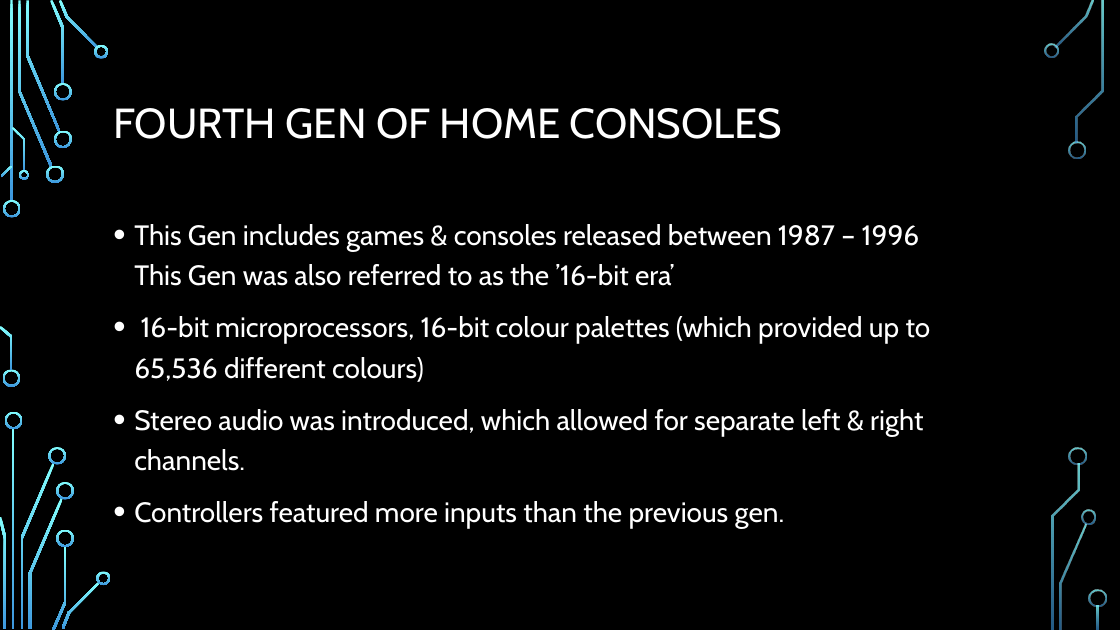
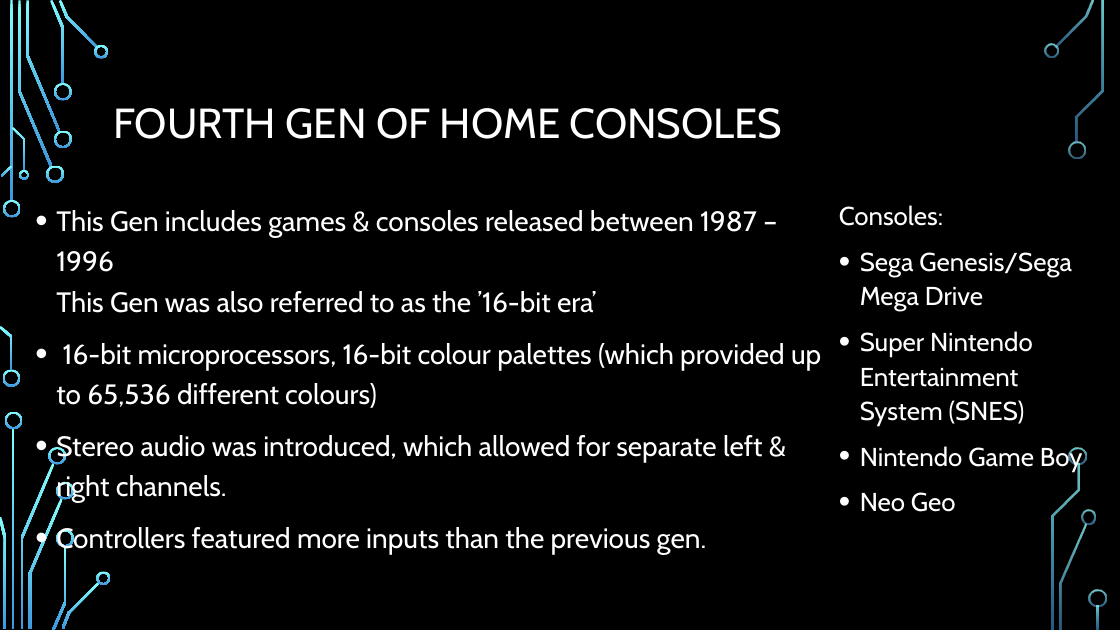
Before and after one commit to Stampard0/Assessments, a slide deck: slide 10 of Informational Technology (Game Design)/Part 1 Redo/Cluster - Introduction to Game Design/AT04/AT04 Video Game History By Richard Pountney.pptx. Drawn at 1120x630 pixels with LibreOffice and Linux fonts; fonts in the diff are those of the drawing; background and template pictures are left out. Boxes give left, top, right and bottom in pixels: in the first picture for what was removed or moved away, otherwise in the second. Text is boxed around its words. In the diff, an @@ line names an element or a change of style, - is before the commit and + after.

```diff
--- a/Informational Technology (Game Design)/Part 1 Redo/Cluster - Introduction to Game Design/AT04/AT04 Video Game History By Richard Pountney.pptx
+++ b/Informational Technology (Game Design)/Part 1 Redo/Cluster - Introduction to Game Design/AT04/AT04 Video Game History By Richard Pountney.pptx
@@ text "This Gen includes games & ..." rewrapped from (134, 224, 931, 528) to (56, 210, 821, 555) @@
@@ text added at (839, 205, 1082, 512), 22.2 pt, text #FFFFFF @@
+Consoles:
+• Sega Genesis/Sega Mega Drive
+• Super Nintendo Entertainment System (SNES)
+• Nintendo Game Boy
+• Neo Geo
```
Also in this commit, not shown: 5 other slides changed, 5 slides added, 2 slides removed.
